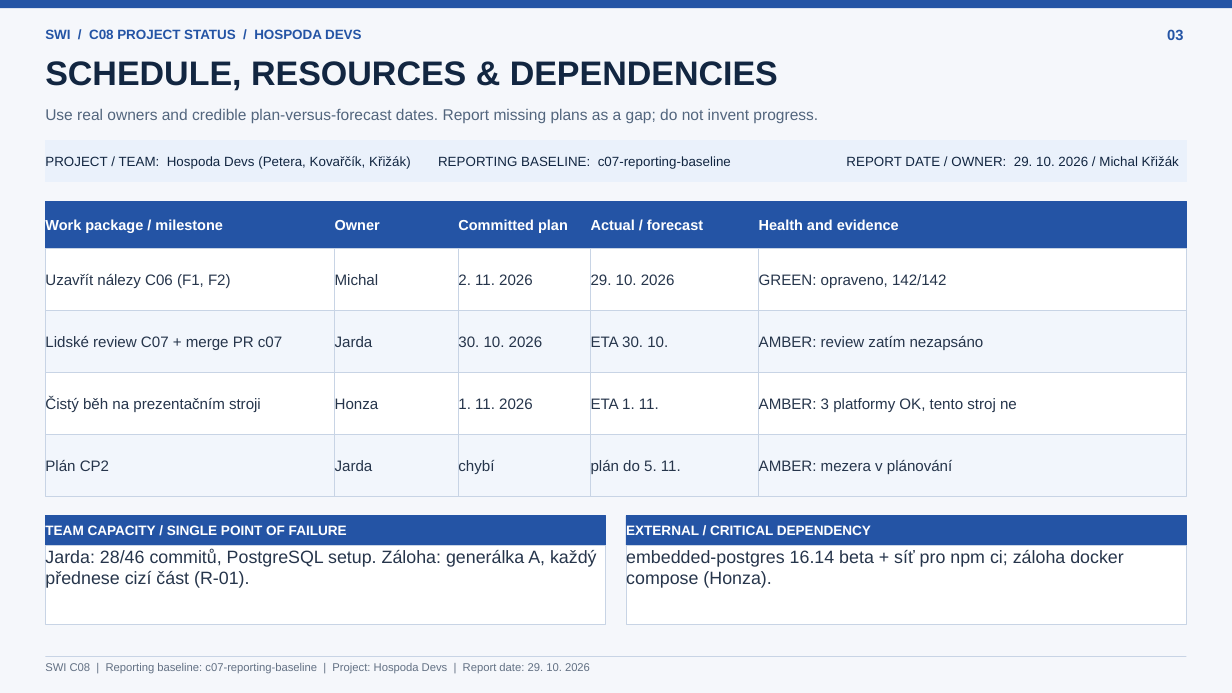
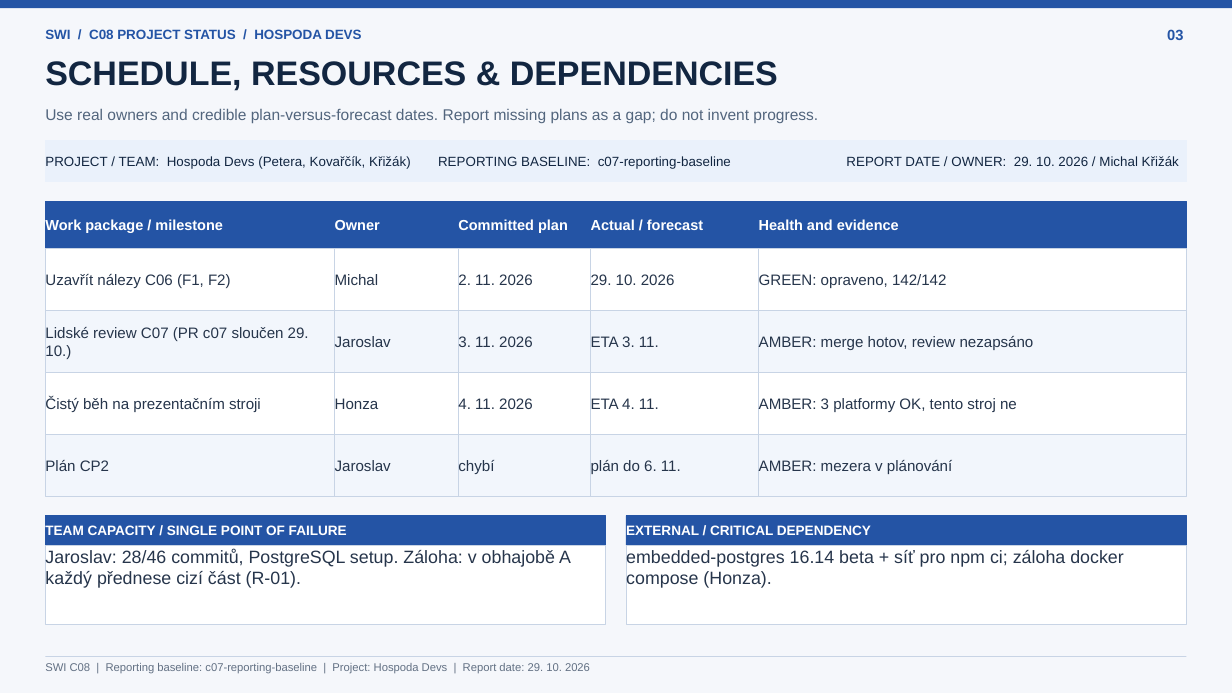
Before and after one commit to jaroslavpetera/swi_project, a slide deck: slide 3 of docs/c08-project-status.pptx. Drawn at 1232x693 pixels with LibreOffice and Linux fonts; fonts in the diff are those of the drawing. Boxes give left, top, right and bottom in pixels: in the first picture for what was removed or moved away, otherwise in the second. Text is boxed around its words. In the diff, an @@ line names an element or a change of style, - is before the commit and + after.

```diff
--- a/docs/c08-project-status.pptx
+++ b/docs/c08-project-status.pptx
@@ text in rectangle at [45,326,309,360]: text changed @@
-Lidské review C07 + merge PR c07
+Lidské review C07 (PR c07 sloučen 29. 10.)
@@ text in rectangle at [335,336,391,347]: text changed @@
-Jarda
+Jaroslav
@@ text in rectangle at [458,335,533,351]: text changed @@
-30. 10. 2026
+3. 11. 2026
@@ text in rectangle at [591,336,659,347]: text changed @@
-ETA 30. 10.
+ETA 3. 11.
@@ text in rectangle at [759,336,1034,350]: text changed @@
-AMBER: review zatím nezapsáno
+AMBER: merge hotov, review nezapsáno
@@ text in rectangle at [458,397,533,413]: text changed @@
-1. 11. 2026
+4. 11. 2026
@@ text in rectangle at [591,398,659,409]: text changed @@
-ETA 1. 11.
+ETA 4. 11.
@@ text in rectangle at [335,460,391,471]: text changed @@
-Jarda
+Jaroslav
@@ text in rectangle at [45,549,571,588]: text changed @@
-Jarda: 28/46 commitů, PostgreSQL setup. Záloha: generálka A, každý přednese cizí část (R-01).
+Jaroslav: 28/46 commitů, PostgreSQL setup. Záloha: v obhajobě A každý přednese cizí část (R-01).
```
Also in this commit, not shown: 4 other slides changed.
